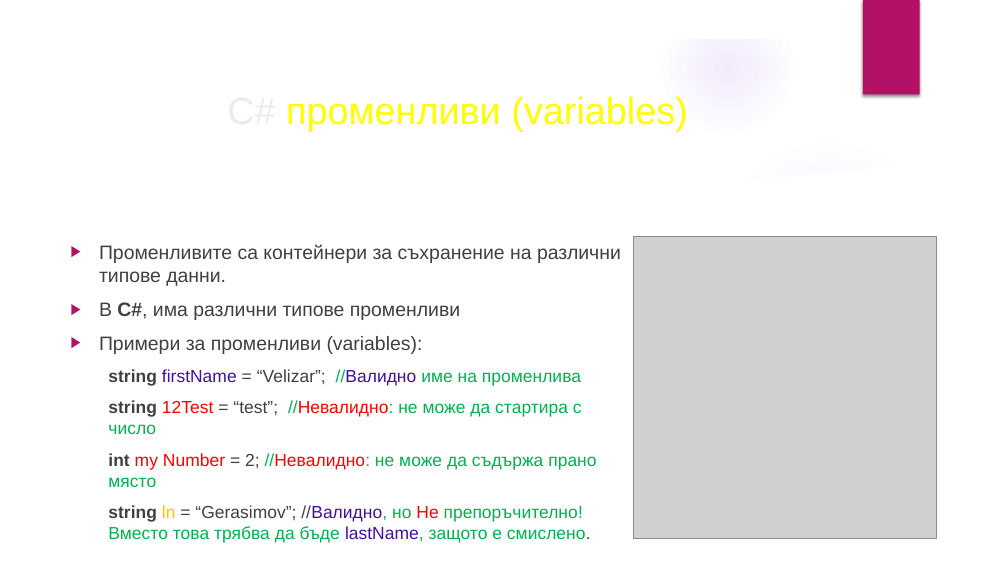
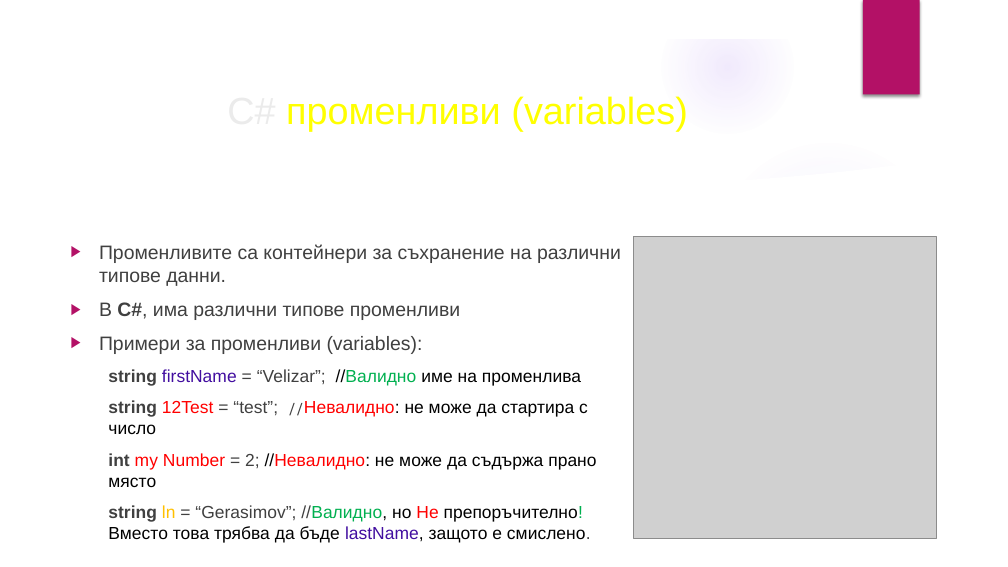
Before and after one commit to velizar92/CSharp-Programming-Presentations, a slide deck: slide 21 of C# Basics.pptx. Drawn at 1008x567 pixels with LibreOffice and Linux fonts; fonts in the diff are those of the drawing; grey boxes stand for pictures; background and template pictures are left out. Boxes give left, top, right and bottom in pixels: in the first picture for what was removed or moved away, otherwise in the second. Text is boxed around its words. In the diff, an @@ line names an element or a change of style, - is before the commit and + after.

```diff
--- a/C# Basics.pptx
+++ b/C# Basics.pptx
@@ text at (x1=108, y1=369, x2=596, y2=543): text colour #00B050 to #000000 in "//Валидно име на променлива", "//Невалидно: не може да стартира с число", "//Невалидно: не може да съдържа прано място", "//Валидно, но препоръчително! Вместо това трябва да ..."; text colour #420EA0 to #00B050 in "//Валидно", "//Валидно,"; size 16.6 to 14.8 pt, font Arial to TeX Gyre Adventor, text colour #00B050 to #404040 in "//Невалидно:" @@
```
Also in this commit, not shown: 2 other slides changed.
